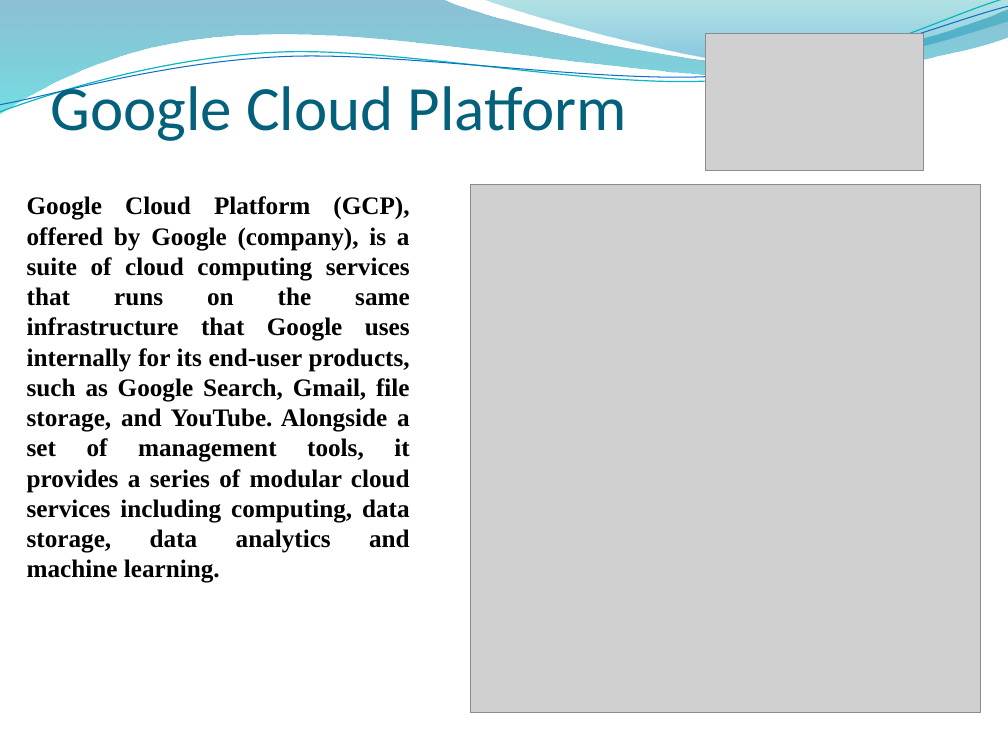
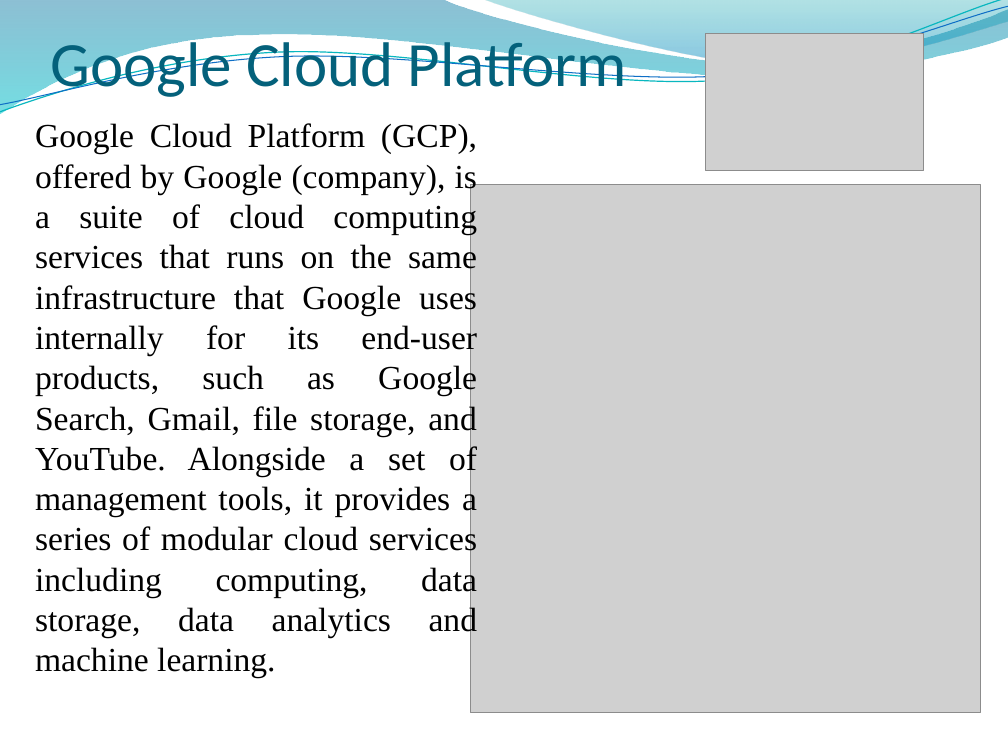
Before and after one commit to KozakAG/myProject, a slide deck: slide 4 of Andrii Kozak Final Task.pptx (slide 3 before the commit). Drawn at 1008x756 pixels with LibreOffice and Linux fonts; fonts in the diff are those of the drawing; grey boxes stand for pictures; background and template pictures are left out. Boxes give left, top, right and bottom in pixels: in the first picture for what was removed or moved away, otherwise in the second. Text is boxed around its words. In the diff, an @@ line names an element or a change of style, - is before the commit and + after.

```diff
--- a/Andrii Kozak Final Task.pptx
+++ b/Andrii Kozak Final Task.pptx
@@ title "Google Cloud Platform" rewrapped from <box>50,77,627,141</box> to <box>50,33,627,101</box> @@
@@ text "Google Cloud Platform (GCP), offered ...": place and size @@
-text "Google Cloud Platform (GCP), offered ..." at <box>27,196,410,583</box>
+text "Google Cloud Platform (GCP), offered ..." at <box>35,123,478,678</box>
@@ text "Google Cloud Platform (GCP), offered ..." at <box>35,123,478,678</box>: size 18 to 24 pt, bold off @@
```
Also in this commit, not shown: 2 other slides changed, 16 slides added, 55 other files.
